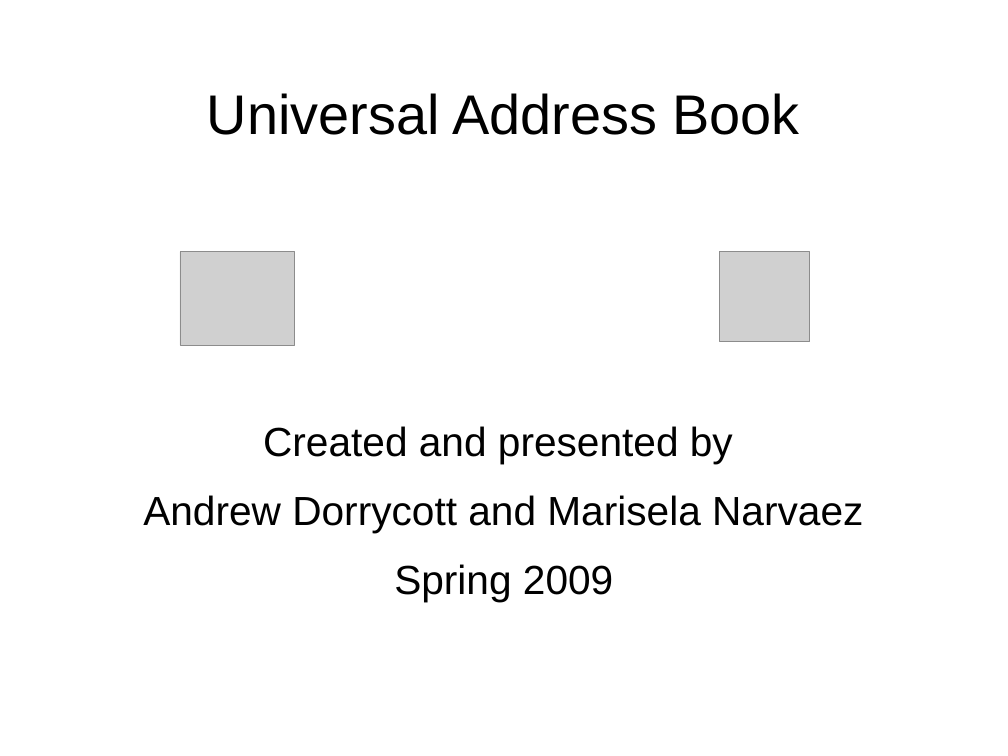
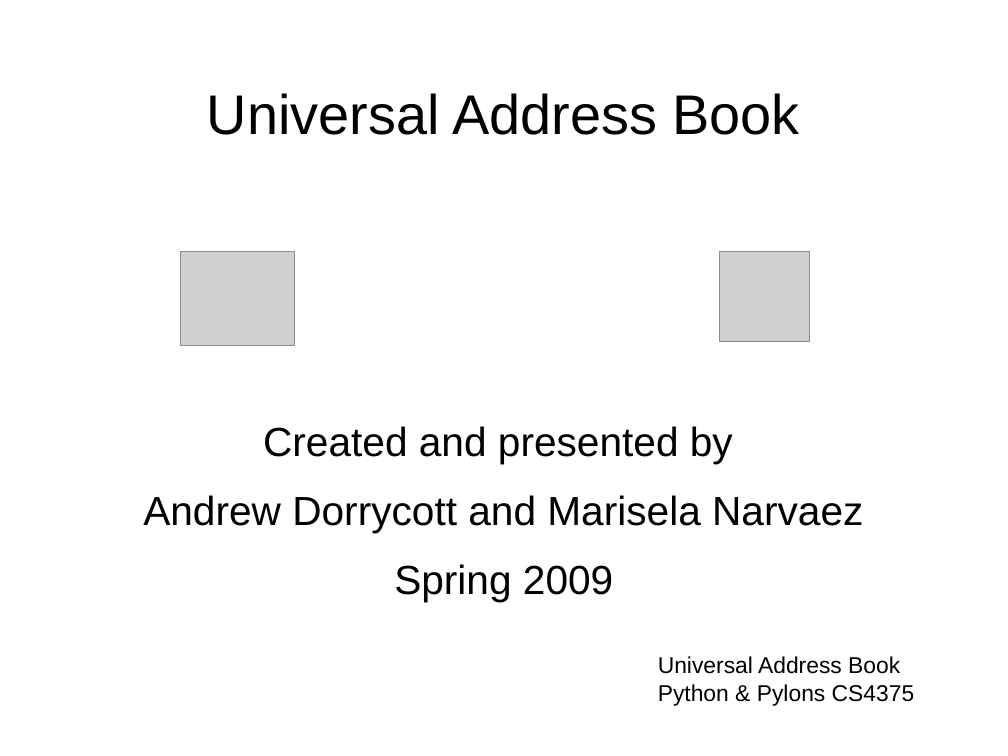
Before and after one commit to tdyhacker/pythonexploration, a slide deck: slide 1 of compeggirl/UnivAddBook Poster Presentation.ppt. Drawn at 1008x756 pixels with LibreOffice and Linux fonts; fonts in the diff are those of the drawing; grey boxes stand for pictures; background and template pictures are left out. Boxes give left, top, right and bottom in pixels: in the first picture for what was removed or moved away, otherwise in the second. Text is boxed around its words. In the diff, an @@ line names an element or a change of style, - is before the commit and + after.

```diff
--- a/compeggirl/UnivAddBook Poster Presentation.ppt
+++ b/compeggirl/UnivAddBook Poster Presentation.ppt
@@ text added at (658,656,915,706), 18 pt, text #000000 @@
+Universal Address Book
+Python & Pylons CS4375
```
Also in this commit, not shown: 11 slides added, 5 slides removed, 7 other files.
